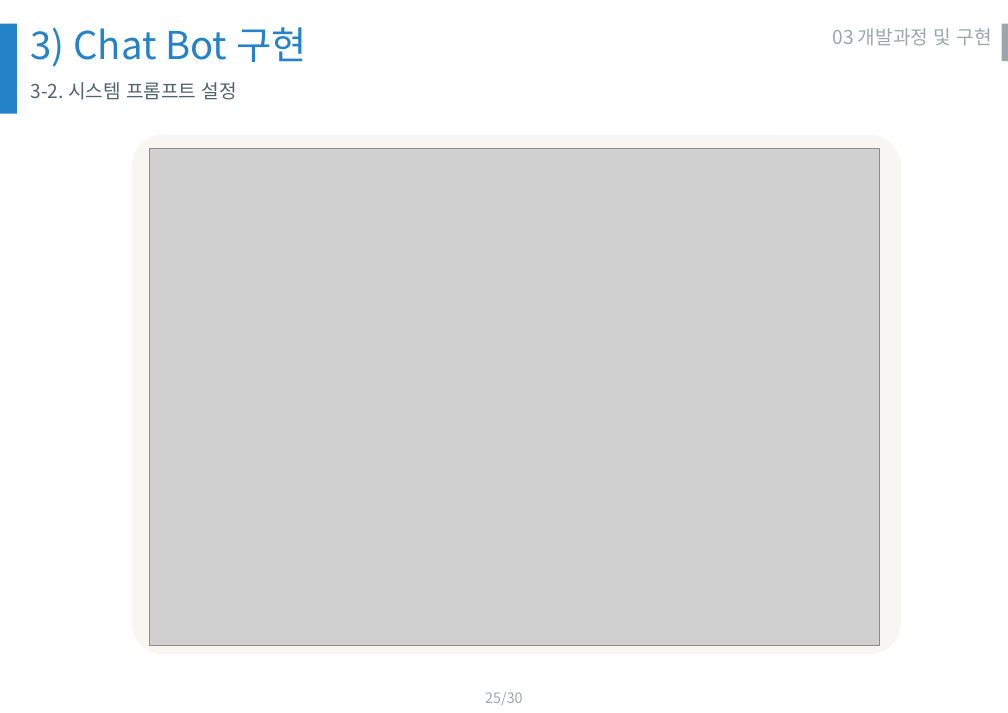
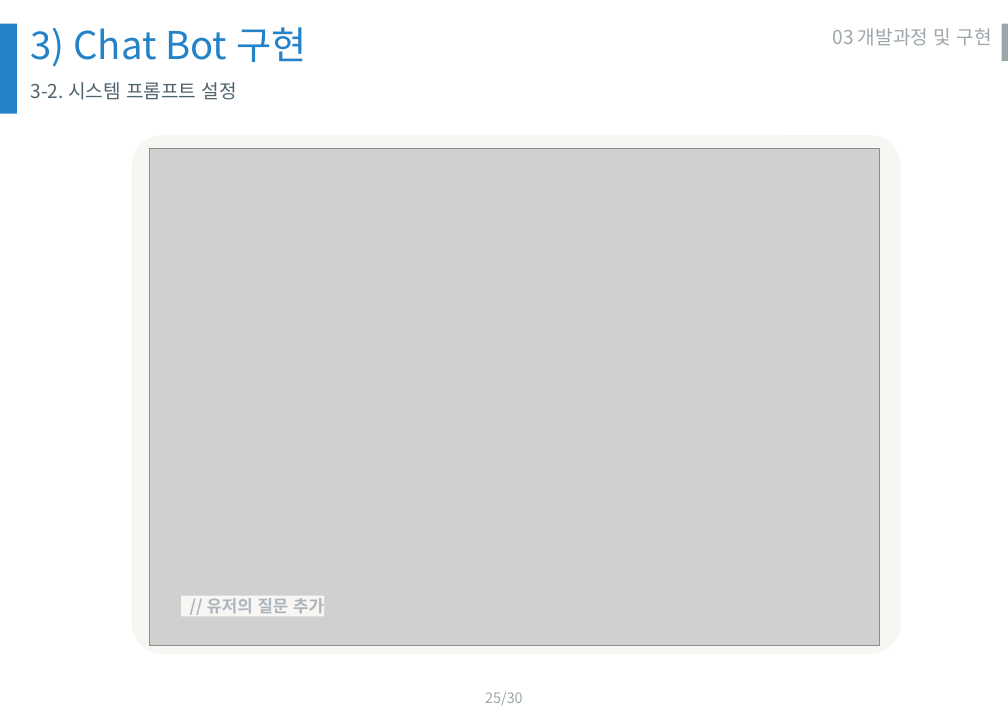
Before and after one commit to ShinCheolHwan-daou/KiwooMe, a slide deck: slide 25 of C언어 4조 발표.pptx. Drawn at 1008x713 pixels with LibreOffice and Linux fonts; fonts in the diff are those of the drawing; grey boxes stand for pictures; background and template pictures are left out. Boxes give left, top, right and bottom in pixels: in the first picture for what was removed or moved away, otherwise in the second. Text is boxed around its words. In the diff, an @@ line names an element or a change of style, - is before the commit and + after.

```diff
--- a/C언어 4조 발표.pptx
+++ b/C언어 4조 발표.pptx
@@ rectangle added at (181,596,324,617), fill #F7F6F3 @@
@@ text added at (207,598,324,613), 14 pt, text #ACB4BC, bold @@
+// 유저의 질문 추가
```
Also in this commit, not shown: 2 other slides changed.
